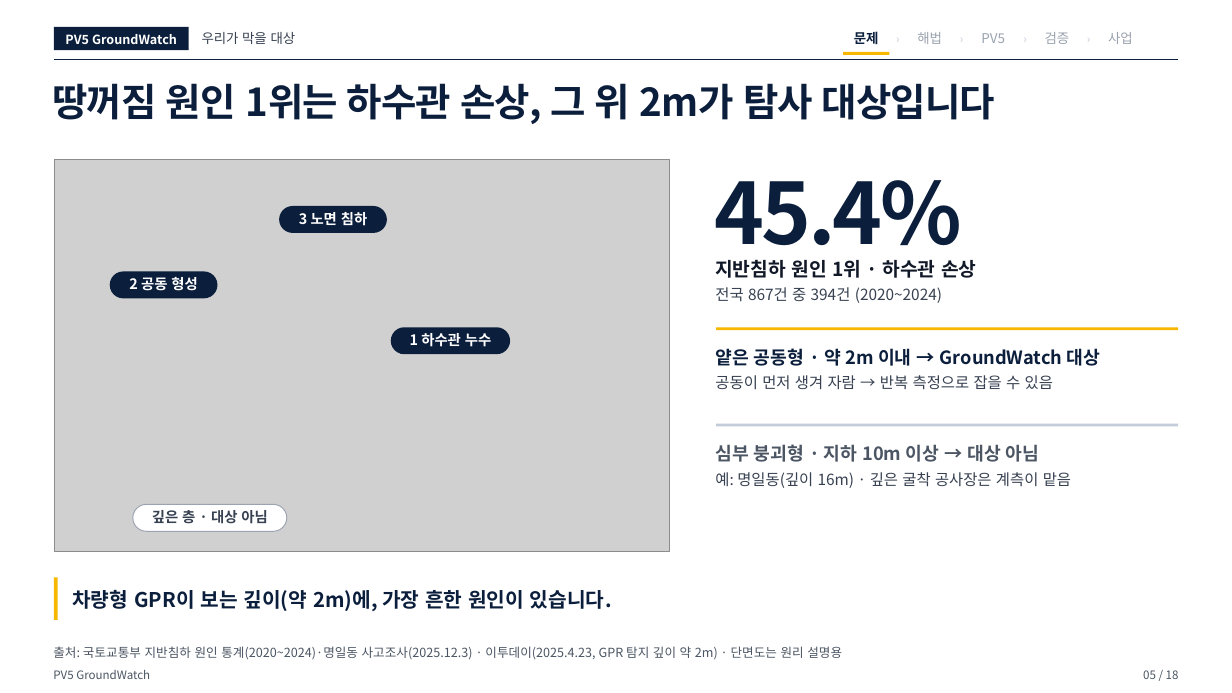
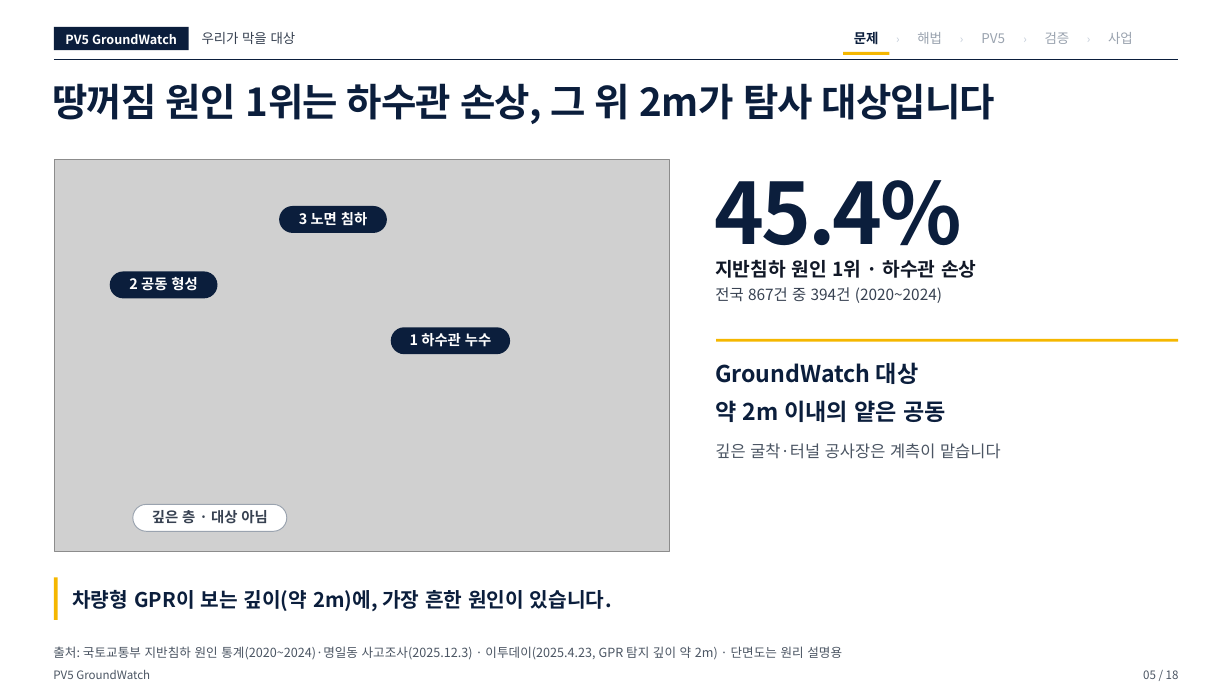
Before and after one commit to woojin-choe/pv5-hose-lab, a slide deck: slide 5 of ppt_all/PV5_GroundWatch_10_25.pptx. Drawn at 1232x693 pixels with LibreOffice and Linux fonts; fonts in the diff are those of the drawing; grey boxes stand for pictures. Boxes give left, top, right and bottom in pixels: in the first picture for what was removed or moved away, otherwise in the second. Text is boxed around its words. In the diff, an @@ line names an element or a change of style, - is before the commit and + after.

```diff
--- a/ppt_all/PV5_GroundWatch_10_25.pptx
+++ b/ppt_all/PV5_GroundWatch_10_25.pptx
@@ rectangle: place and size @@
-rectangle at box(716, 327, 1178, 330)
+rectangle at box(716, 339, 1178, 342)
@@ text at box(715, 362, 919, 384): text changed; size 14.2 to 18 pt @@
-얕은 공동형 · 약 2m 이내 → GroundWatch 대상
+GroundWatch 대상
@@ text at box(715, 400, 946, 422): text changed; size 12 to 18 pt; text colour #374151 to #0B1E3C; bold on @@
-공동이 먼저 생겨 자람 → 반복 측정으로 잡을 수 있음
+약 2m 이내의 얕은 공동
@@ text at box(715, 443, 1001, 459): text changed; size 12 to 12.8 pt; text colour #374151 to #4B5563 @@
-예: 명일동(깊이 16m) · 깊은 굴착 공사장은 계측이 맡음
+깊은 굴착·터널 공사장은 계측이 맡습니다
@@ text removed at box(715, 444, 1039, 462) @@
-심부 붕괴형 · 지하 10m 이상 → 대상 아님
@@ rectangle removed at box(716, 423, 1178, 426) @@
```
Also in this commit, not shown: 12 other slides changed, 18 other files.
